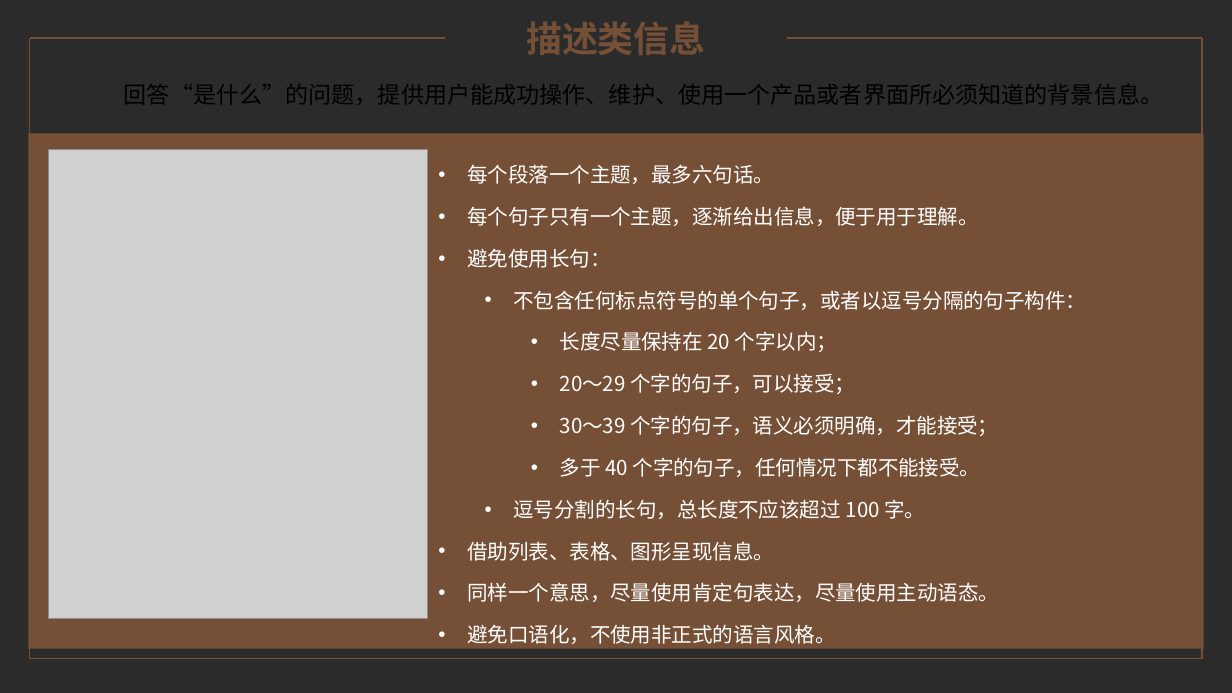
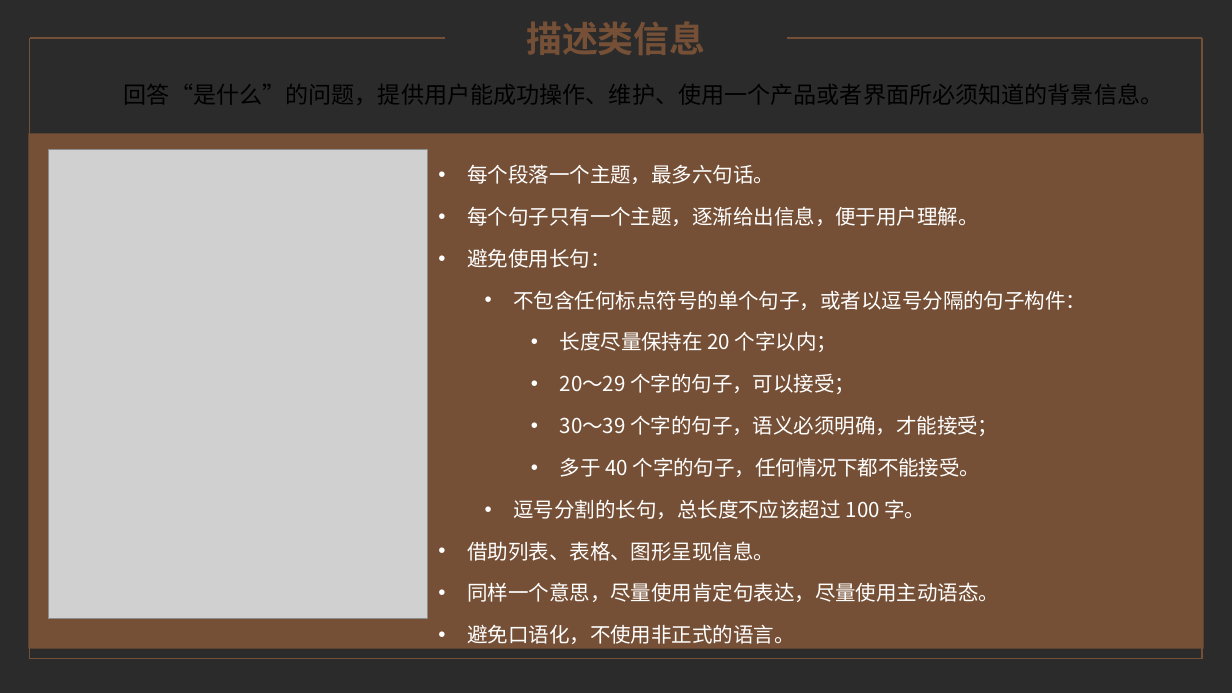
Before and after one commit to yaoyaodu/materials, a slide deck: slide 16 of docs/工具使用篇/绘图截图/PPT/工作总结.pptx. Drawn at 1232x693 pixels with LibreOffice and Linux fonts; fonts in the diff are those of the drawing; grey boxes stand for pictures; background and template pictures are left out; a plain dark background stands for a picture behind light text. Boxes give left, top, right and bottom in pixels: in the first picture for what was removed or moved away, otherwise in the second. Text is boxed around its words. In the diff, an @@ line names an element or a change of style, - is before the commit and + after.

Commit message:
minor

```diff
--- a/docs/工具使用篇/绘图截图/PPT/工作总结.pptx
+++ b/docs/工具使用篇/绘图截图/PPT/工作总结.pptx
@@ text at [467, 206, 978, 226]: text changed @@
-• 每个句子只有一个主题，逐渐给出信息，便于用于理解。
+• 每个句子只有一个主题，逐渐给出信息，便于用户理解。
@@ text at [467, 625, 794, 644]: text changed @@
-• 避免口语化，不使用非正式的语言风格。
+• 避免口语化，不使用非正式的语言。
```
